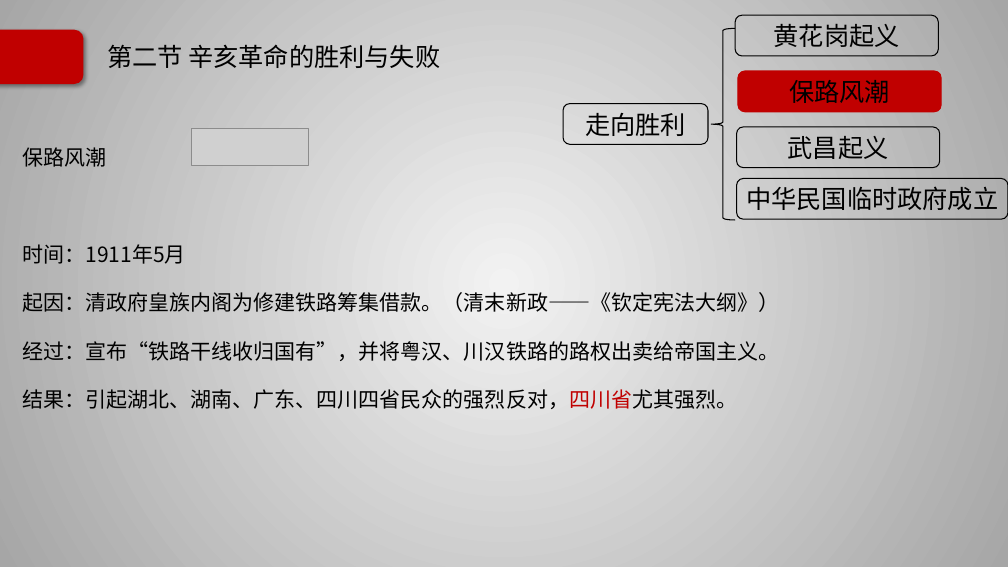
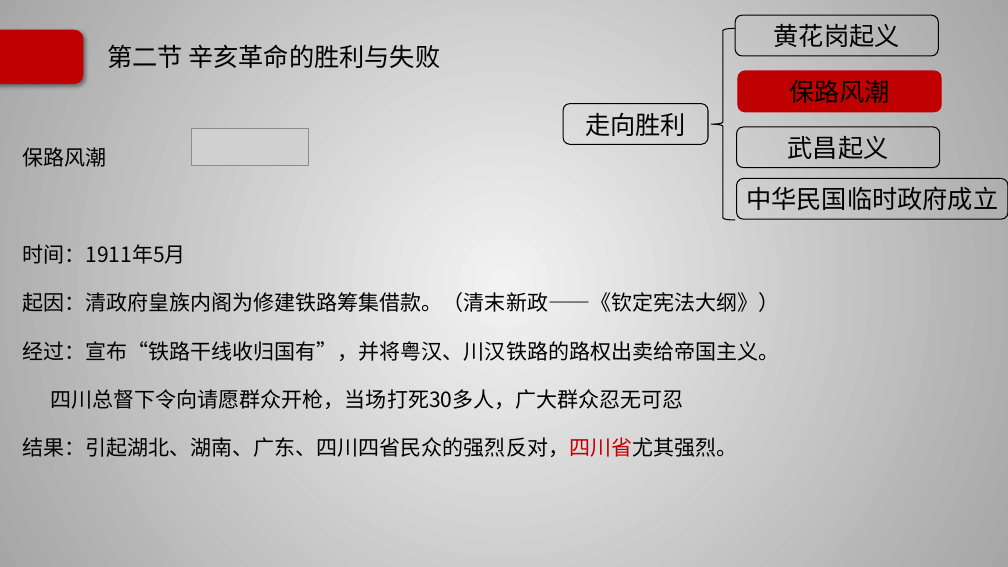
Before and after one commit to Call-me-zhy/tangtang, a slide deck: slide 53 of 5 中国近现代史纲要/课件/中国近现代史纲要精讲3.pptx. Drawn at 1008x567 pixels with LibreOffice and Linux fonts; fonts in the diff are those of the drawing; grey boxes stand for pictures; background and template pictures are left out. Boxes give left, top, right and bottom in pixels: in the first picture for what was removed or moved away, otherwise in the second. Text is boxed around its words. In the diff, an @@ line names an element or a change of style, - is before the commit and + after.

```diff
--- a/5 中国近现代史纲要/课件/中国近现代史纲要精讲3.pptx
+++ b/5 中国近现代史纲要/课件/中国近现代史纲要精讲3.pptx
@@ text at <box>50,389,684,409</box>: paragraph added @@
+四川总督下令向请愿群众开枪，当场打死30多人，广大群众忍无可忍
```
Also in this commit, not shown: 11 other slides changed, 3 slides removed, 4 other files.
